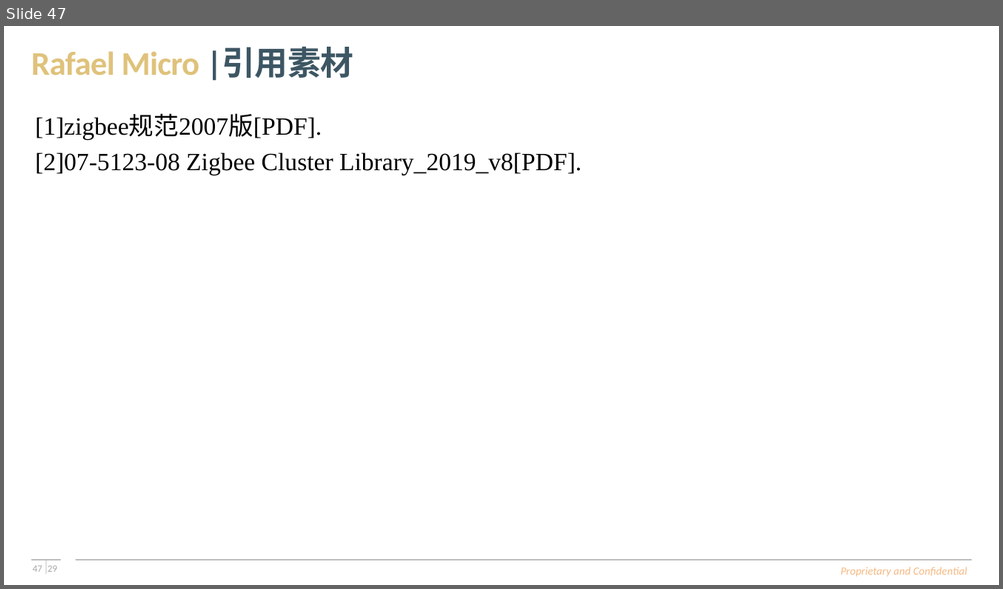
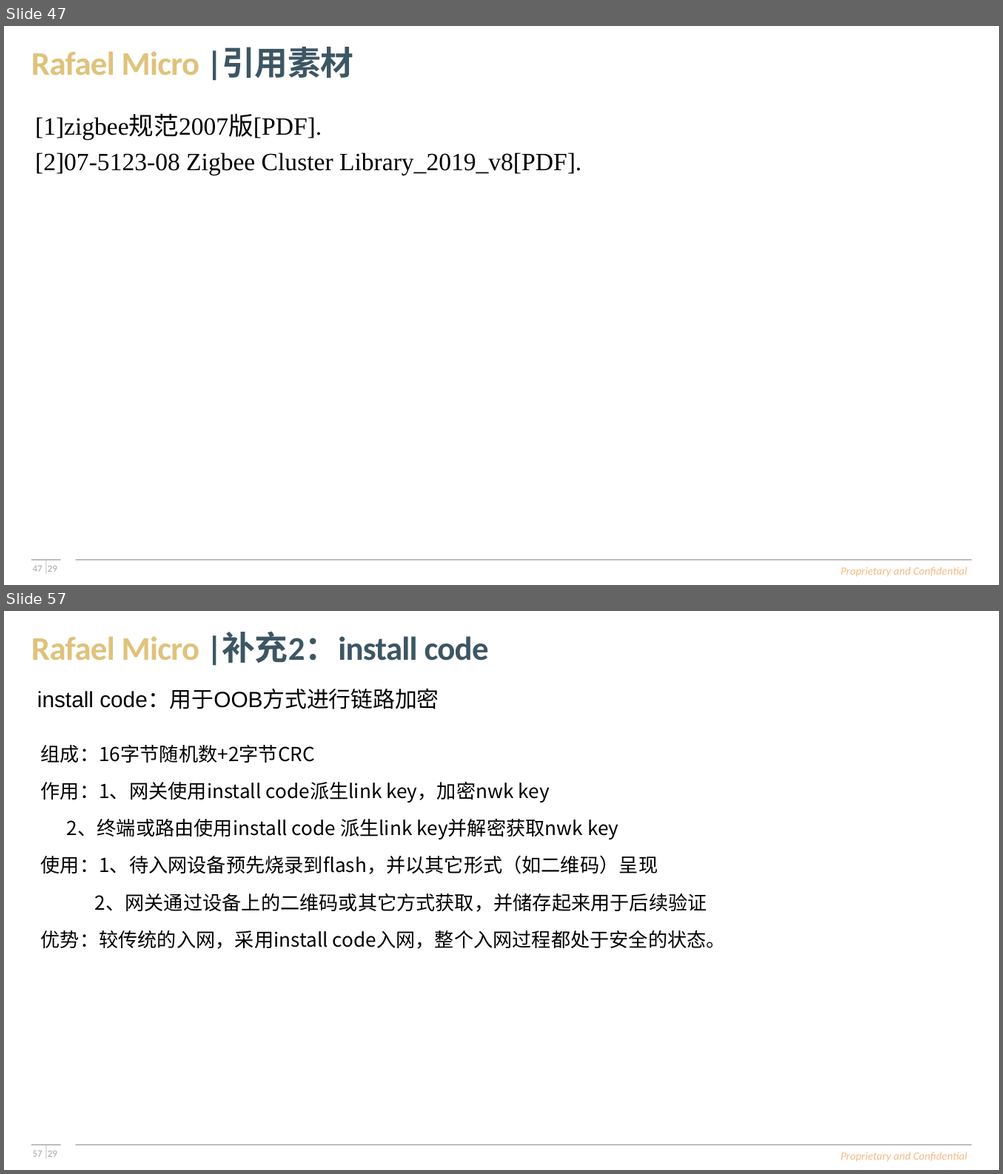
Before and after one commit to SimonLee584/rt58x_alpha_training_maindev, a slide deck: Meeting_Doc/Part-III_Zigbee_Spec/Zigbee学习报告(许浩彬).pptx. Shown one above the other, each under a label of ours: slide 47 before the commit, slides 47 and 57 after it; the slides between them are not shown. The pictures are 1003x589 and 1003x1174 pixels, drawn with LibreOffice and Linux fonts; fonts in the diff are those of the drawing; background and template pictures are left out. Boxes give left, top, right and bottom in pixels: in the first picture for what was removed or moved away, otherwise in the second. Text is boxed around its words. In the diff, an @@ line names an element or a change of style, - is before the commit and + after.

```diff
--- a/Meeting_Doc/Part-III_Zigbee_Spec/Zigbee学习报告(许浩彬).pptx
+++ b/Meeting_Doc/Part-III_Zigbee_Spec/Zigbee学习报告(许浩彬).pptx
@@ slide 57 added at [4,611,999,1170], background #FFFFFF; not listed: 8 template elements that a slide beside it also shows @@
@@ text added at [31,632,489,666], 24 pt, text #3D5663, bold @@
+Rafael Micro |补充2：install code
@@ text added at [37,690,438,709], 16 pt, text #000000 @@
+install code：用于OOB方式进行链路加密
@@ text added at [41,745,726,949], 14 pt, text #000000 @@
+组成：16字节随机数+2字节CRC
+作用：1、网关使用install code派生link key，加密nwk key
+2、终端或路由使用install code 派生link key并解密获取nwk key
+使用：1、待入网设备预先烧录到flash，并以其它形式（如二维码）呈现
+2、网关通过设备上的二维码或其它方式获取，并储存起来用于后续验证
+优势：较传统的入网，采用install code入网，整个入网过程都处于安全的状态。
```
Also in this commit, not shown: 3 slides changed, 11 other slides added.
